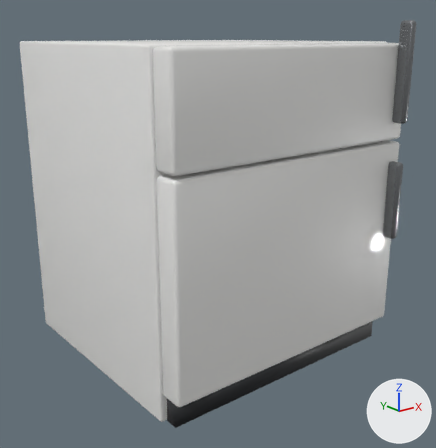
What one commit did to the glTF model apps/web/models/products/B053S14.glb.
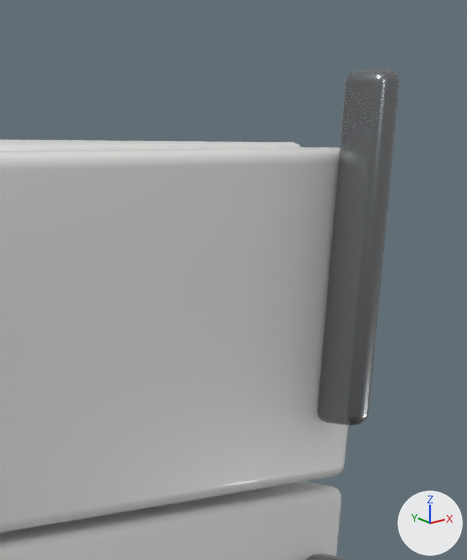
There are two pictures of each version: one whole from a 50 mm camera at (-0.606, -0.769, 0.511) aimed at (-0.005, -0.018, 0.21), one close up on the part from 69% to 100% of the width and 0% to 36% of the height. The lights are fixed; the arrows at lower right show +X, +Y and +Z. The first two pictures are the older version.

The first close-up shows 'B053S14'.
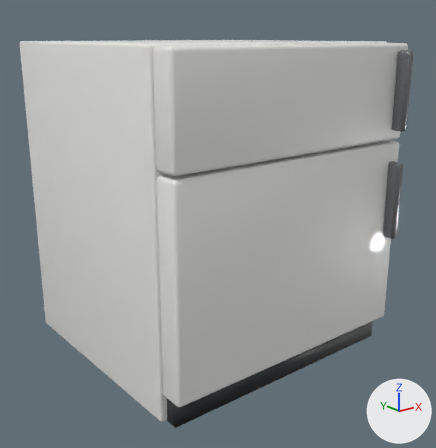
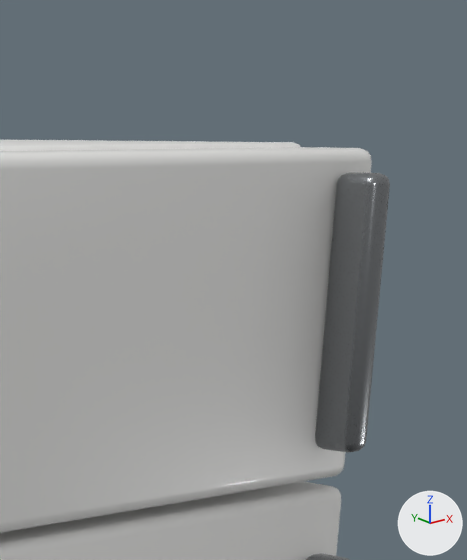
Location of each change, [x1, y1, x2, y2] in pixels of the close-ups (467 x 560 px; the box of a moved part takes in the faces that stretch with it):
'B053S14', reshaped: before [0, 70, 399, 560]; after [0, 140, 390, 560]
part 1 of me_part, moved or reshaped: before [317, 70, 399, 426]; after [315, 172, 390, 453]

The change, as a list of edits to the scene's bpy script:
```text
Change me_part:
    used by ob_b053s14; location = (0.0, 0.0, 0.0)
    remove me_part.from_pydata(...)  # 488 vertices, 952 faces; spans x -0.221..0.221, y -0.225..0.225, z 0.0..0.531
    add me_part.from_pydata(...)  # 488 vertices, 952 faces; spans x -0.221..0.221, y -0.225..0.225, z 0.0..0.501
    me_part part 1: the loose piece of 96 vertices spanning x 0.188..0.201, y -0.225..-0.203, z 0.381..0.531 is scaled about its middle by (1, 1, 0.793), then moved by (0.0, 0.0, -0.027)
```
